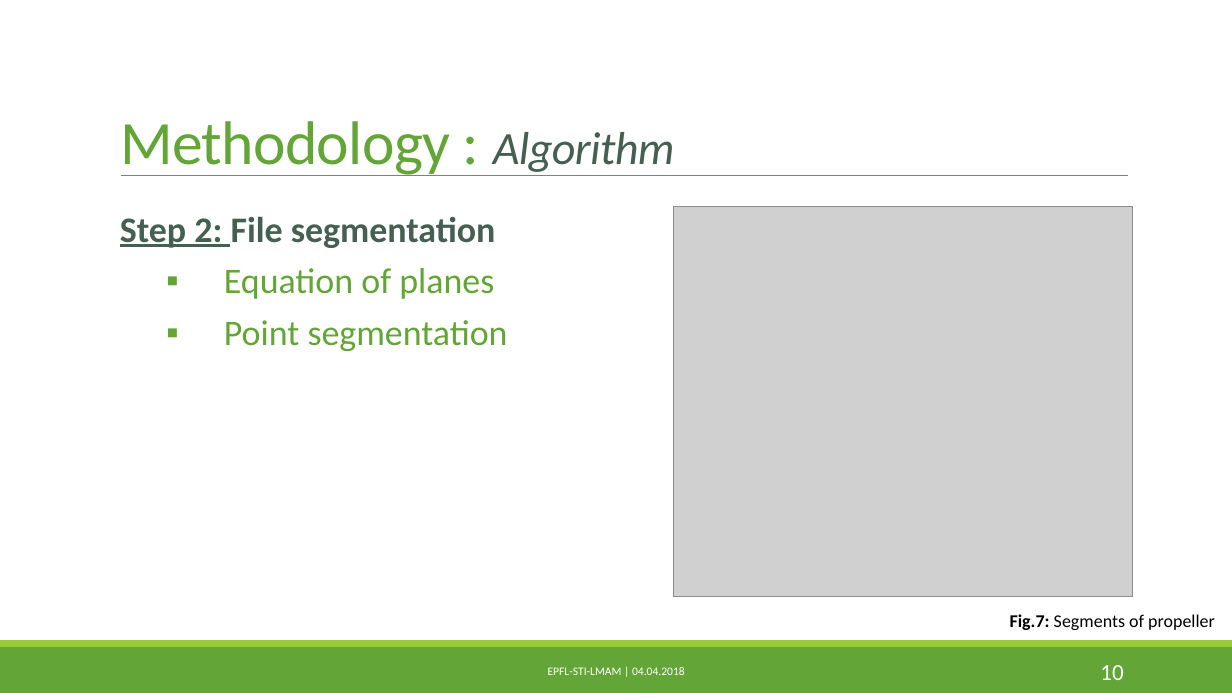
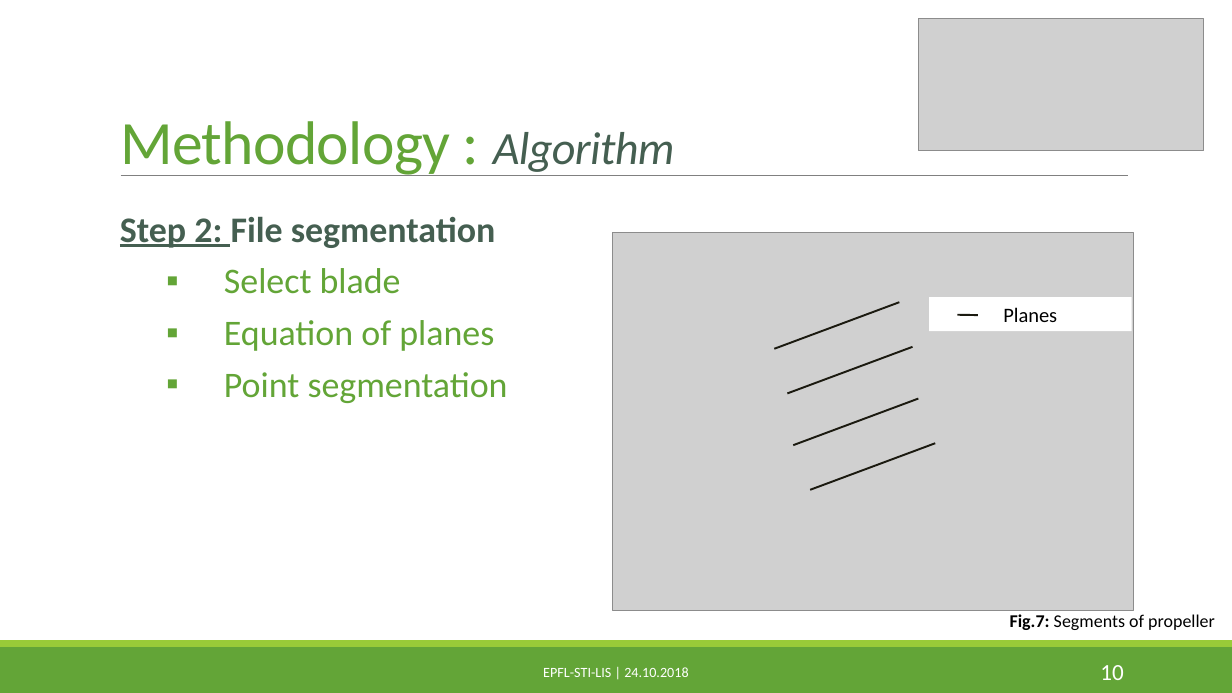
Before and after one commit to PaulineMauryL/PropellerProject, a slide deck: slide 10 of MIDTERM.pptx. Drawn at 1232x693 pixels with LibreOffice and Linux fonts; fonts in the diff are those of the drawing; grey boxes stand for pictures. Boxes give left, top, right and bottom in pixels: in the first picture for what was removed or moved away, otherwise in the second. Text is boxed around its words. In the diff, an @@ line names an element or a change of style, - is before the commit and + after.

```diff
--- a/MIDTERM.pptx
+++ b/MIDTERM.pptx
@@ picture added at bbox=[919, 18, 1204, 151] @@
@@ picture: place and size @@
-picture at bbox=[674, 207, 1133, 597]
+picture at bbox=[613, 233, 1133, 610]
@@ text at bbox=[224, 268, 401, 294]: paragraph added @@
+  ▪ Select blade
@@ rectangle added at bbox=[929, 298, 1131, 332], fill #FFFFFF, 16 pt, text #000000 @@
+Planes
@@ line added from (775, 348) to (899, 302), #1B1A10 1.5 pt @@
@@ line added from (958, 315) to (978, 315), #1B1A10 1.5 pt @@
@@ line added from (787, 394) to (913, 347), #1B1A10 1.5 pt @@
@@ line added from (794, 445) to (919, 398), #1B1A10 1.5 pt @@
@@ line added from (811, 490) to (935, 444), #1B1A10 1.5 pt @@
@@ text at bbox=[543, 667, 688, 677]: text changed; size 9 to 11 pt @@
-EPFL-STI-LMAM | 04.04.2018
+EPFL-STI-LIS | 24.10.2018
```
Also in this commit, not shown: 10 other slides changed, 26 other files.
